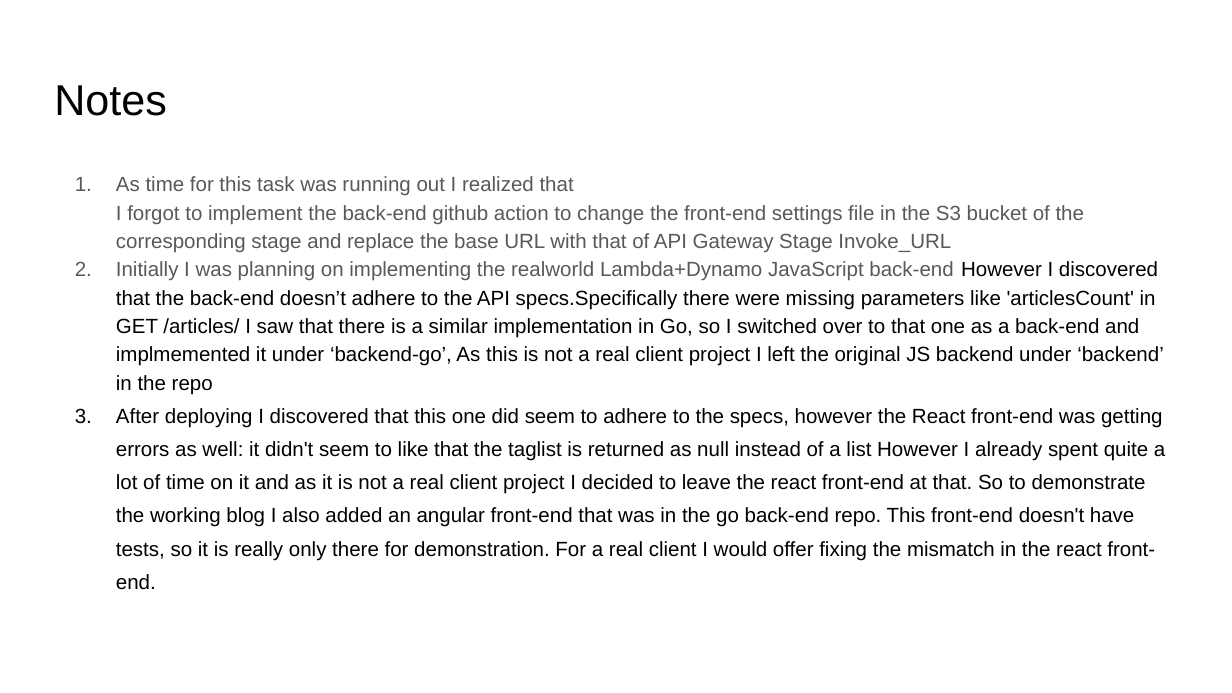
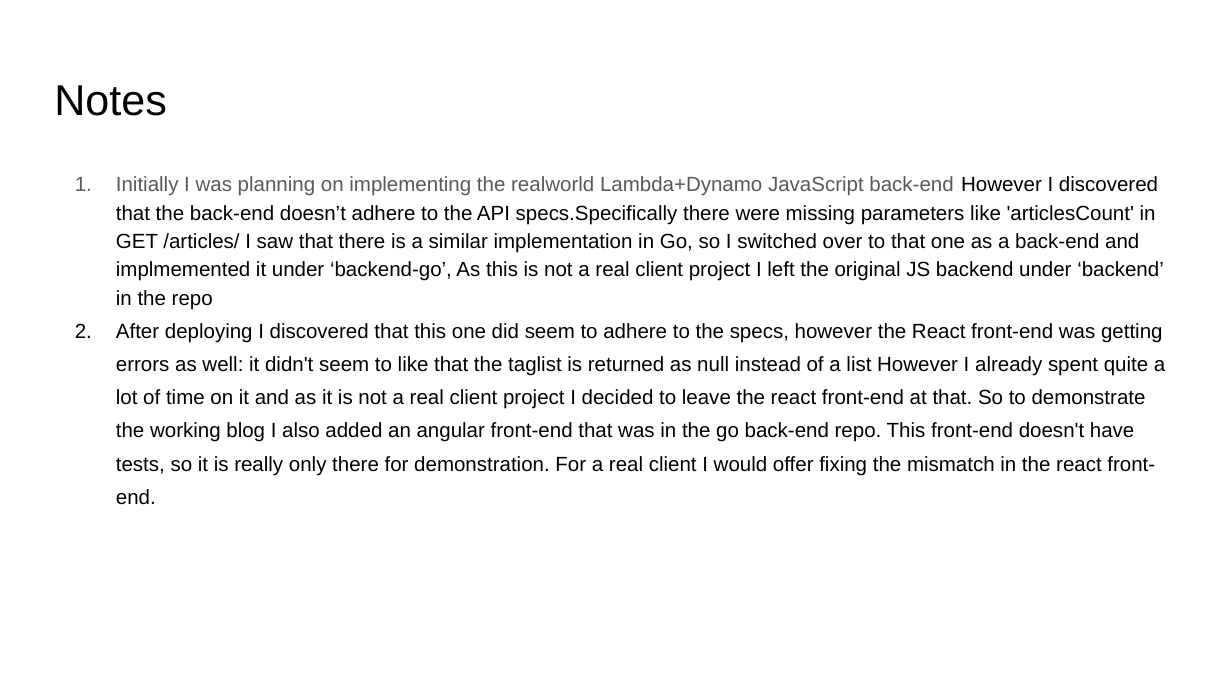
Before and after one commit to prokschf/Toptal23, a slide deck: slide 12 of Realworld -Toptal 2023.pptx. Drawn at 1232x693 pixels with LibreOffice and Linux fonts; fonts in the diff are those of the drawing. Boxes give left, top, right and bottom in pixels: in the first picture for what was removed or moved away, otherwise in the second. Text is boxed around its words. In the diff, an @@ line names an element or a change of style, - is before the commit and + after.

```diff
--- a/Realworld -Toptal 2023.pptx
+++ b/Realworld -Toptal 2023.pptx
@@ text at (x1=116, y1=176, x2=1084, y2=253): paragraph removed @@
-1. As time for this task was running out I realized that
-   I forgot to implement the back-end github action to change the front-end settings file in the S3 bucket of the corresponding stage and replace the base URL with that of API Gateway Stage Invoke_URL
```
Also in this commit, not shown: 1 other file.
